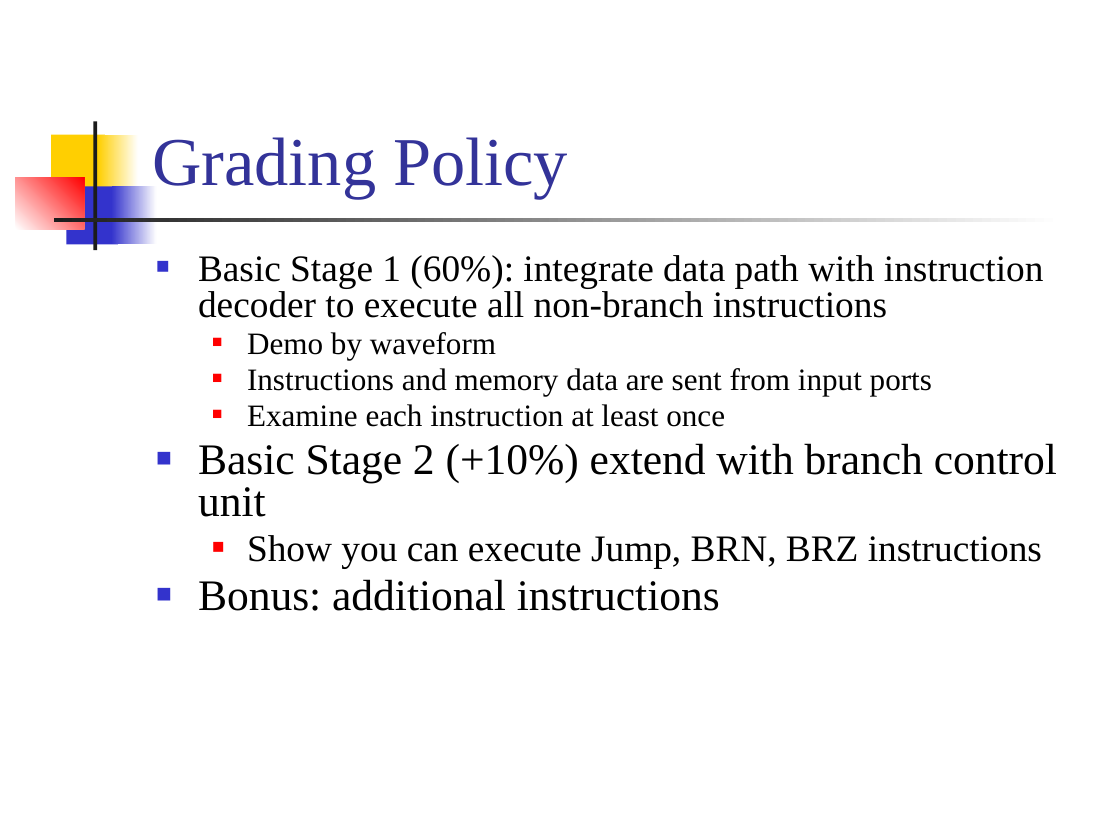
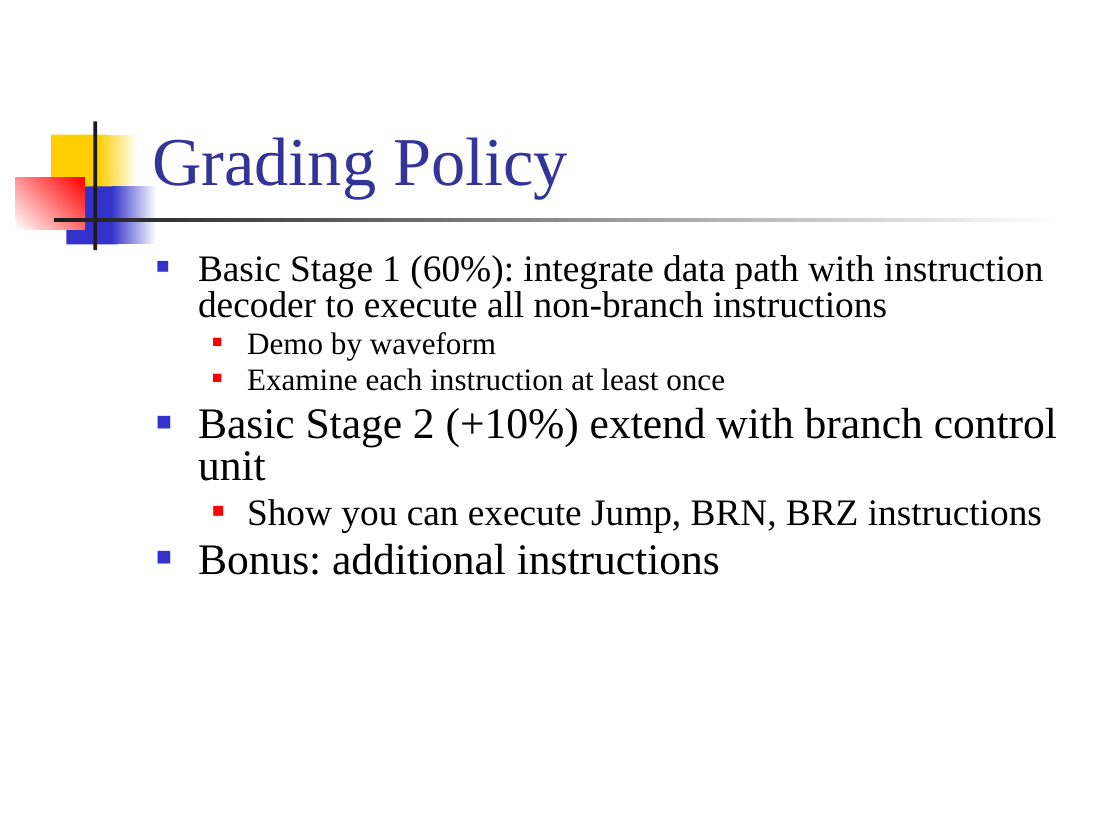
Before and after one commit to CGUSystemCourses/Comp_Org-2018, a slide deck: slide 2 of Lectures/term_project/term_proj.pptx. Drawn at 1120x840 pixels with LibreOffice and Linux fonts; fonts in the diff are those of the drawing. Boxes give left, top, right and bottom in pixels: in the first picture for what was removed or moved away, otherwise in the second. Text is boxed around its words. In the diff, an @@ line names an element or a change of style, - is before the commit and + after.

```diff
--- a/Lectures/term_project/term_proj.pptx
+++ b/Lectures/term_project/term_proj.pptx
@@ text at [247, 368, 932, 396]: paragraph removed @@
-  ■ Instructions and memory data are sent from input ports
```
Also in this commit, not shown: 1 slide added, 8 other files.
